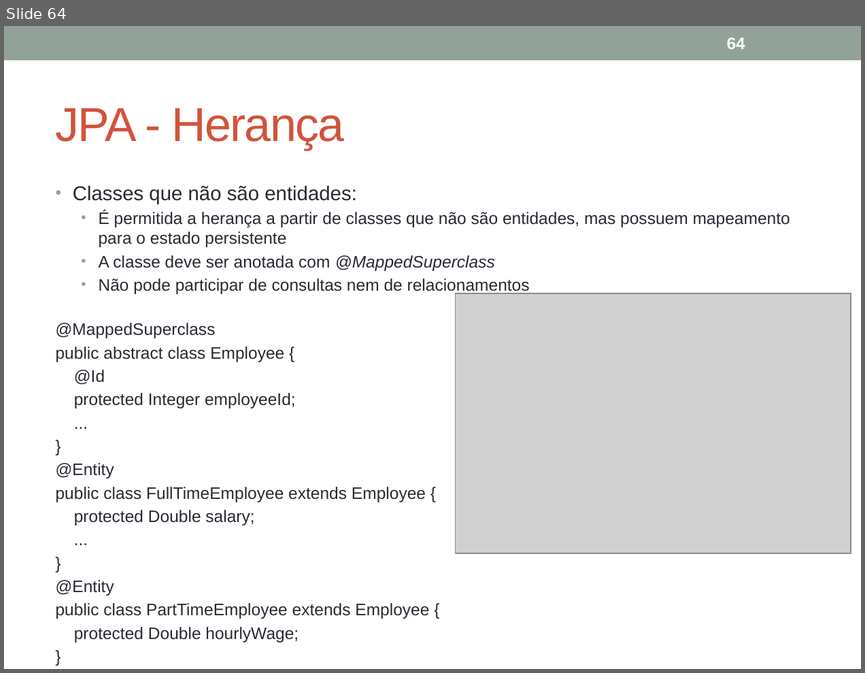
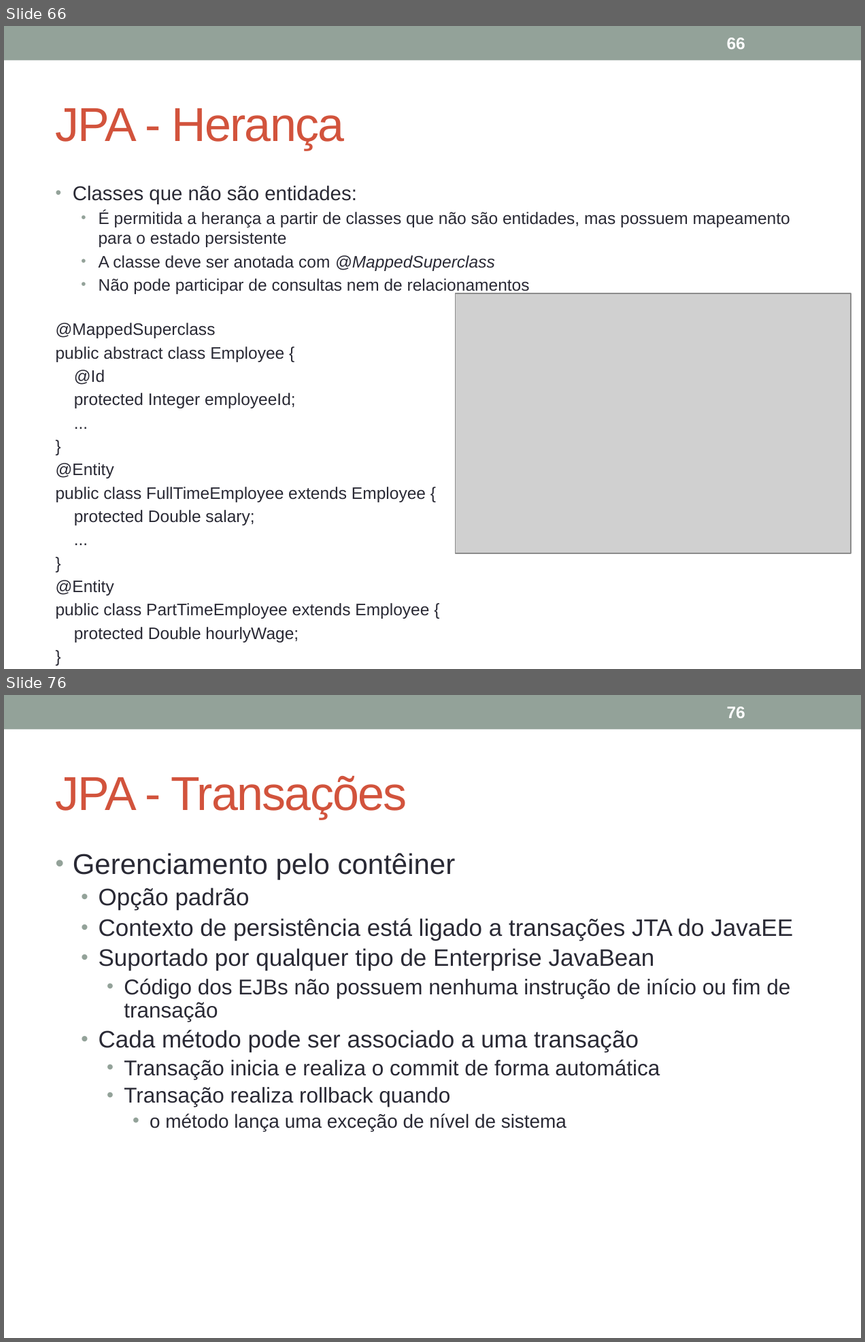
Before and after one commit to VanusaASilva/VanusaASilva, a slide deck: Material/JavaEE_JPA.pptx. Shown one above the other, each under a label of ours: slide 64 before the commit, slides 66 and 76 after it; the slides between them are not shown. The pictures are 865x673 and 865x1342 pixels, drawn with LibreOffice and Linux fonts; fonts in the diff are those of the drawing; grey boxes stand for pictures. Boxes give left, top, right and bottom in pixels: in the first picture for what was removed or moved away, otherwise in the second. Text is boxed around its words. In the diff, an @@ line names an element or a change of style, - is before the commit and + after.

```diff
--- a/Material/JavaEE_JPA.pptx
+++ b/Material/JavaEE_JPA.pptx
@@ slide 76 added at <box>4,695,861,1338</box>, background #FFFFFF; not listed: 1 template element that a slide beside it also shows @@
@@ page number added at <box>727,707,745,718</box>, 14 pt, text #FFFFFF, bold @@
+76
@@ title added at <box>56,776,407,819</box>, 40 pt, text #D2533C @@
+JPA - Transações
@@ text added at <box>73,853,793,1131</box>, 20 pt, text #292934 @@
+• Gerenciamento pelo contêiner
+  • Opção padrão
+  • Contexto de persistência está ligado a transações JTA do JavaEE
+  • Suportado por qualquer tipo de Enterprise JavaBean
+    • Código dos EJBs não possuem nenhuma instrução de início ou fim de transação
+  • Cada método pode ser associado a uma transação
+    • Transação inicia e realiza o commit de forma automática
+    • Transação realiza rollback quando
+      • o método lança uma exceção de nível de sistema
@@ what was slide 64 is now slide 66 @@
@@ page number at <box>727,38,745,49</box>: text changed @@
-64
+66
```
Also in this commit, not shown: 1 slide changed, 91 other slides added, 55 other files.
